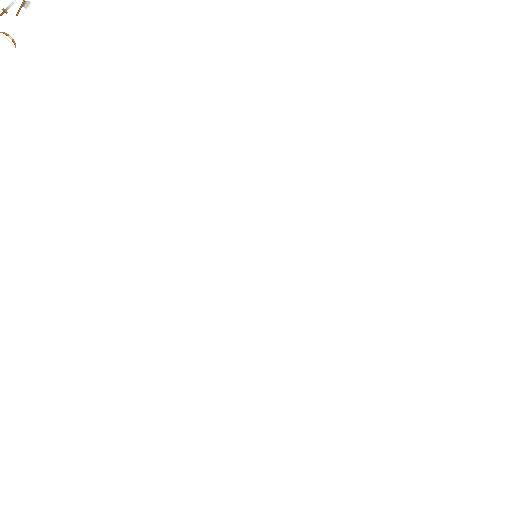
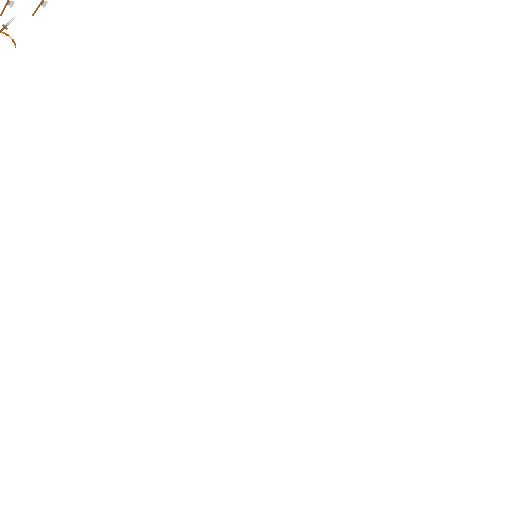
Before/after of a 512 × 512 layered artwork. What changed in the layer stack:
painted on "Layer" over box(0, 0, 48, 32)
